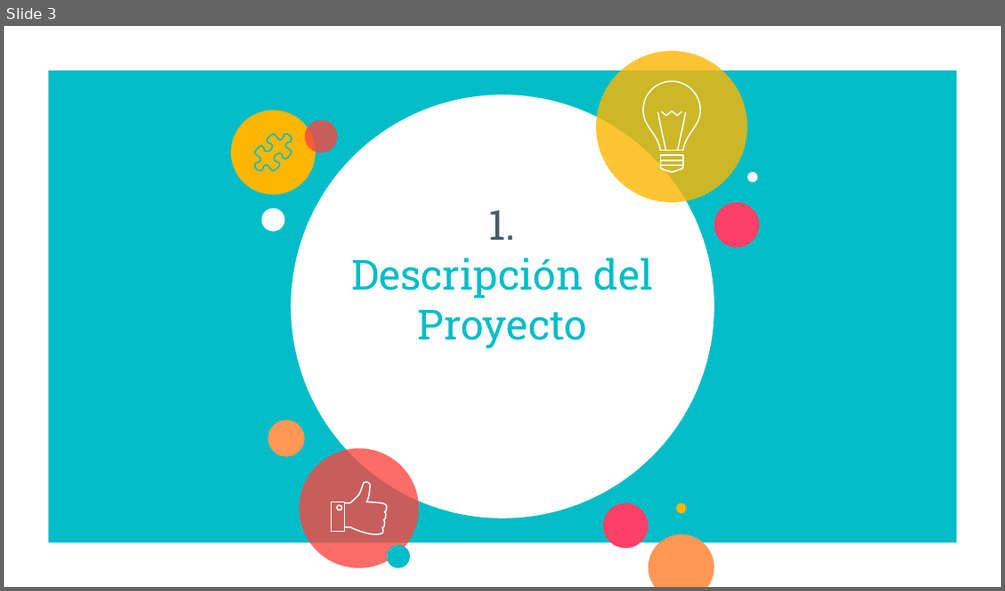
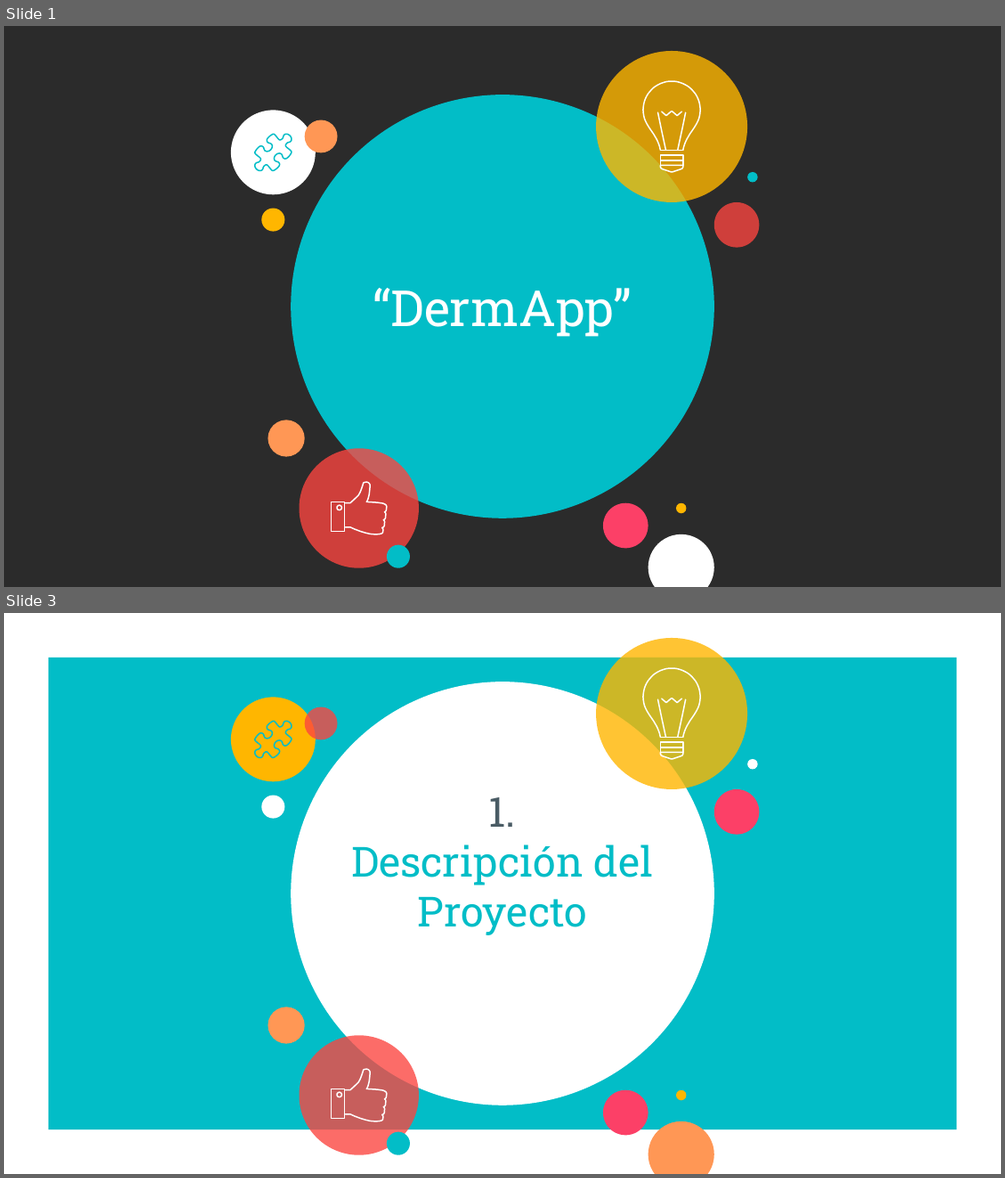
Before and after one commit to JETC-98/OOP, a slide deck: Docs/PrimeraEntrega.pptx. Shown one above the other, each under a label of ours: slide 3 before the commit, slides 1 and 3 after it; the slides between them are not shown. The pictures are 1005x591 and 1005x1178 pixels, drawn with LibreOffice and Linux fonts; fonts in the diff are those of the drawing; background and template pictures are left out; a plain dark background stands for a picture behind light text. Boxes give left, top, right and bottom in pixels: in the first picture for what was removed or moved away, otherwise in the second. Text is boxed around its words. In the diff, an @@ line names an element or a change of style, - is before the commit and + after.

```diff
--- a/Docs/PrimeraEntrega.pptx
+++ b/Docs/PrimeraEntrega.pptx
@@ slide 1 added at [4,26,1001,587], background picture (left out); not listed: 17 template elements that a slide beside it also shows @@
@@ ellipse added at [291,95,715,518], fill #02BDC7 @@
@@ ellipse added at [231,110,316,194], fill #FFFFFF @@
@@ ellipse added at [305,119,338,152], fill #FF9755 @@
@@ ellipse added at [748,172,758,182], fill #02BDC7 @@
@@ ellipse added at [261,208,284,232], fill #FFB600 @@
@@ ellipse added at [713,202,759,248], fill #FC4540 at 79% opacity @@
@@ title added at [373,288,632,337], 36 pt, text #FFFFFF @@
+“DermApp”
@@ ellipse added at [648,534,713,587], fill #FFFFFF @@
```
Also in this commit, not shown: 3 slides changed, 4 other slides added, 4 slides removed.
